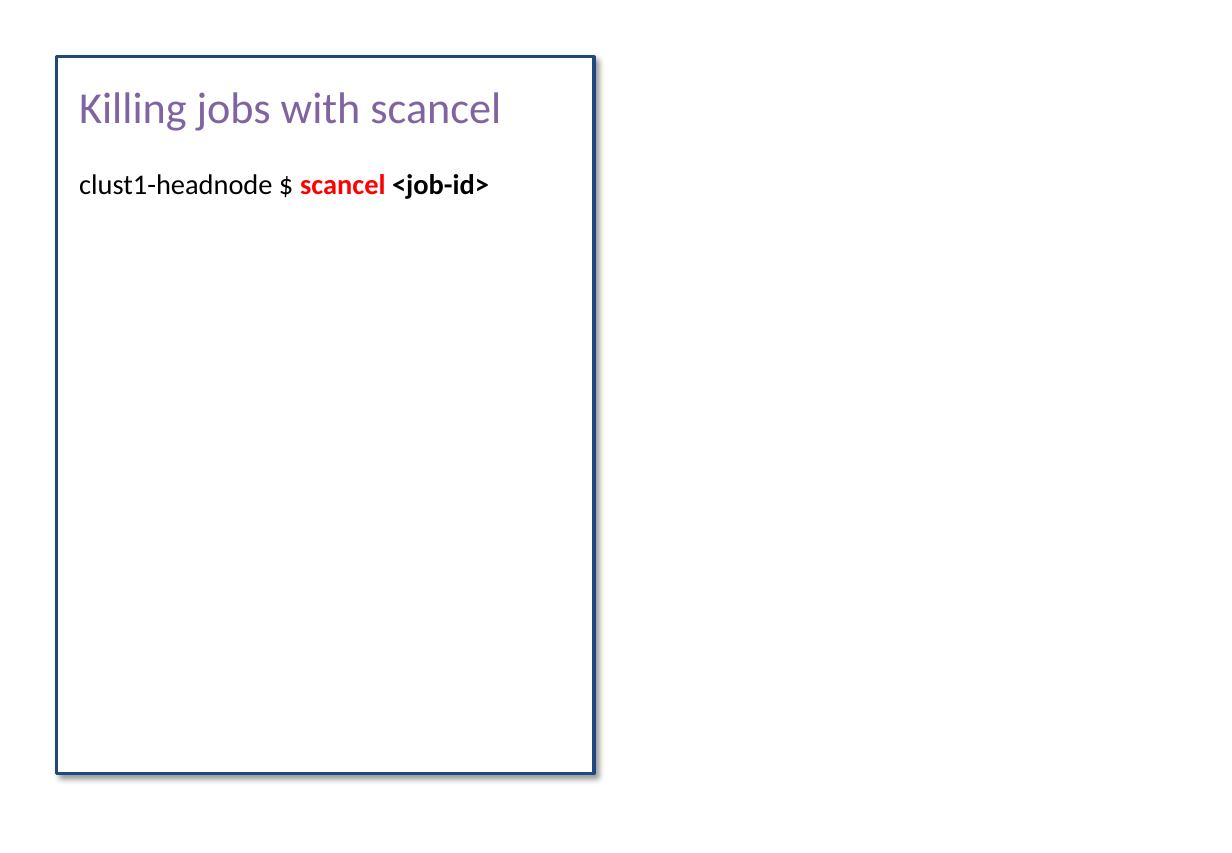
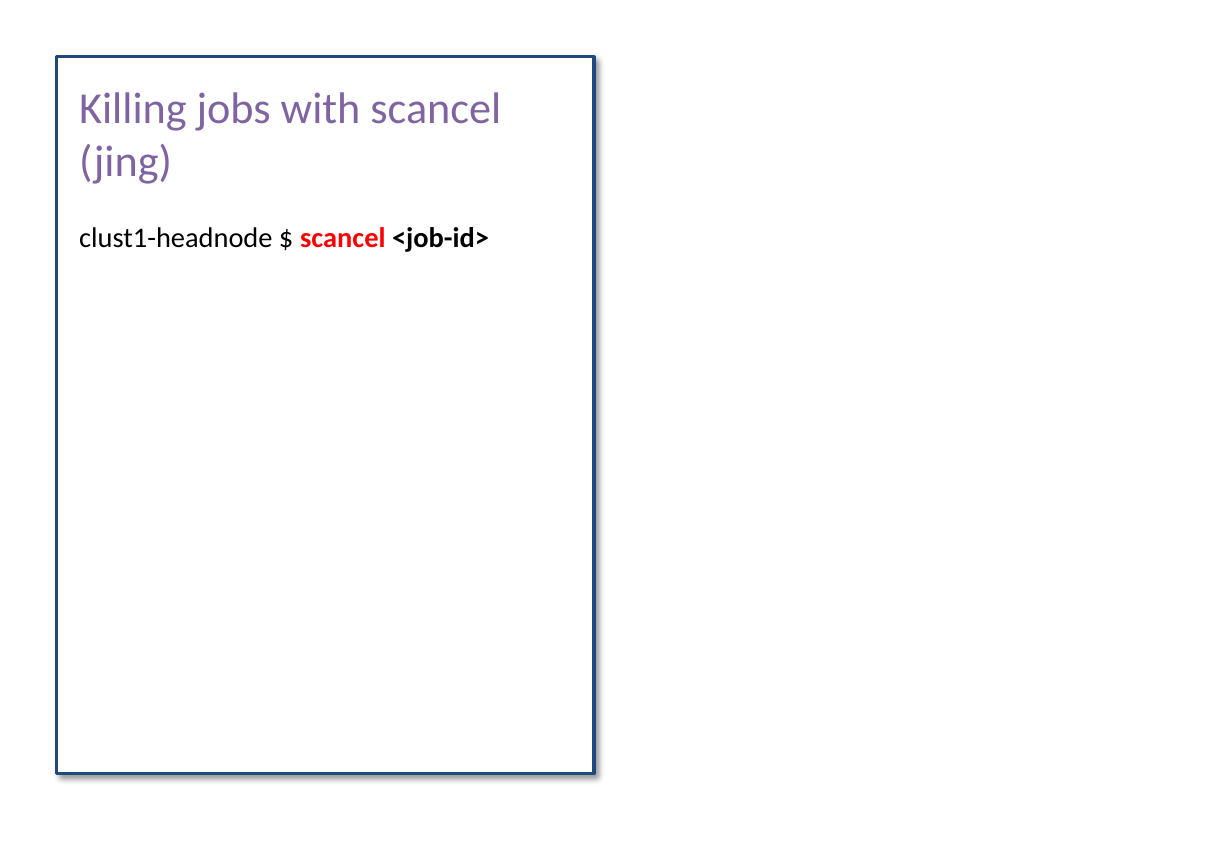
Before and after one commit to bioinformatics-core-shared-training/hpc, a slide deck: slide 11 of CRUK-cluster-introduction-II.pptx (slide 8 before the commit). Drawn at 1232x853 pixels with LibreOffice and Linux fonts; fonts in the diff are those of the drawing. Boxes give left, top, right and bottom in pixels: in the first picture for what was removed or moved away, otherwise in the second. Text is boxed around its words. In the diff, an @@ line names an element or a change of style, - is before the commit and + after.

Commit message:
Add files via upload
Jing's updated slides

```diff
--- a/CRUK-cluster-introduction-II.pptx
+++ b/CRUK-cluster-introduction-II.pptx
@@ text in rectangle at box(79, 92, 501, 184): text changed @@
-Killing jobs with scancel
+Killing jobs with scancel (jing)
```
Also in this commit, not shown: 6 other slides changed, 4 slides added, 1 other file.
